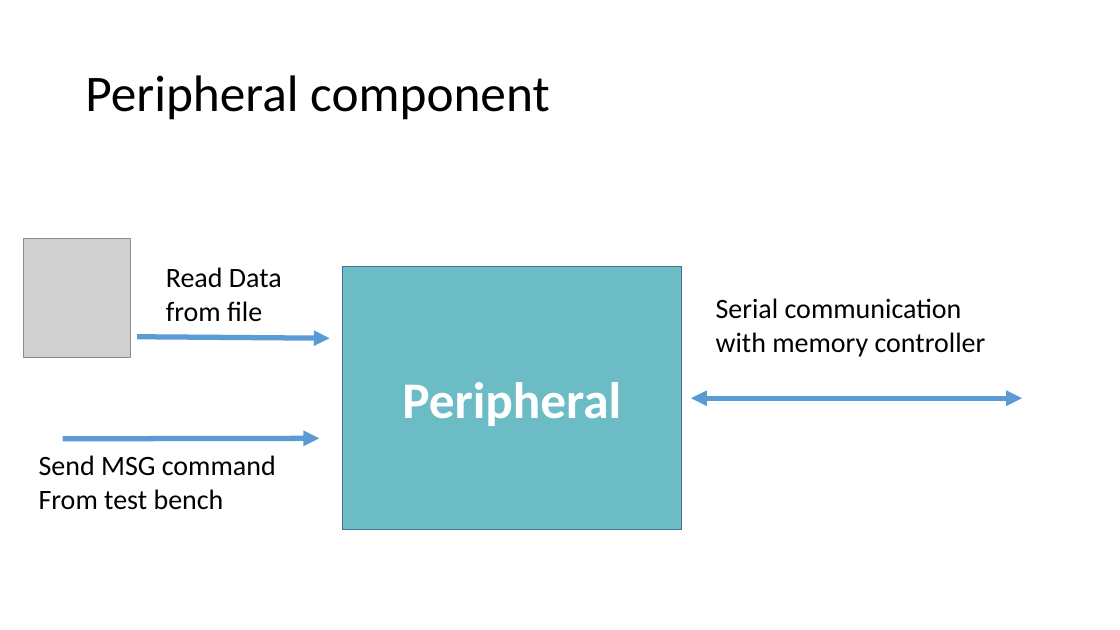
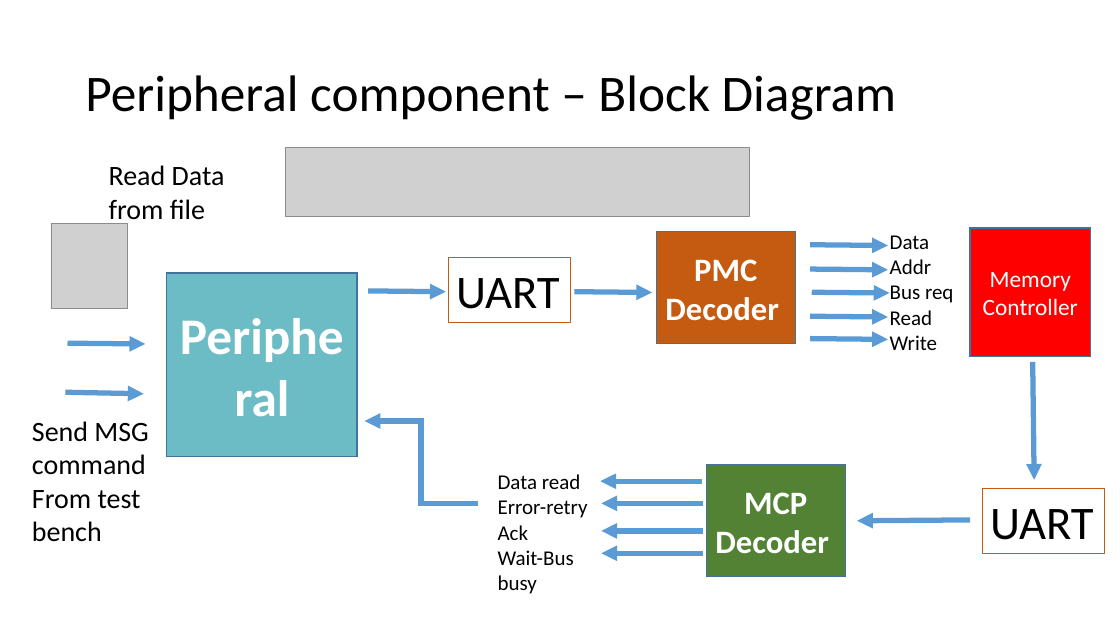
Before and after one commit to md710644/finalarquicompu, a slide deck: slide 3 of Diseno_final_arq.pptx. Drawn at 1120x630 pixels with LibreOffice and Linux fonts; fonts in the diff are those of the drawing; grey boxes stand for pictures. Boxes give left, top, right and bottom in pixels: in the first picture for what was removed or moved away, otherwise in the second. Text is boxed around its words. In the diff, an @@ line names an element or a change of style, - is before the commit and + after.

```diff
--- a/Diseno_final_arq.pptx
+++ b/Diseno_final_arq.pptx
@@ title at bbox=[85, 75, 896, 120]: text changed @@
-Peripheral component
+Peripheral component – Block Diagram
@@ picture added at bbox=[286, 148, 749, 217] @@
@@ text "Read Data from file" rewrapped from bbox=[166, 267, 282, 322] to bbox=[109, 165, 225, 226] @@
@@ picture: place and size @@
-picture at bbox=[24, 239, 130, 357]
+picture at bbox=[51, 223, 128, 309]
@@ rectangle added at bbox=[656, 232, 796, 344], fill #C55A11, outline #43739E 1 pt, 28 pt, text #FFFFFF, bold @@
+PMC
+Decoder
@@ group added at bbox=[810, 235, 953, 350]: 3 arrows, 1 text @@
+Data
+Addr
+Bus req
+Read
+Write
@@ rectangle added at bbox=[970, 228, 1091, 356], fill #FF0000, outline #43739E 1 pt, 20 pt, text #FFFFFF @@
+Memory Controller
@@ rectangle added at bbox=[448, 258, 570, 323], outline #C55A11 0.5 pt, 40 pt, text #000000 @@
+UART
@@ arrow added from (810, 245) to (888, 245), #5B9BD5 4.5 pt @@
@@ rectangle "Peripheral": place and size @@
-rectangle "Peripheral" at bbox=[343, 267, 682, 530]
+rectangle "Peripheral" at bbox=[167, 273, 357, 457]
@@ arrow added from (368, 291) to (446, 292), #5B9BD5 4.5 pt @@
@@ arrow added from (575, 292) to (652, 292), #5B9BD5 4.5 pt @@
@@ text removed at bbox=[716, 298, 986, 357] @@
-Serial communication with memory controller
@@ arrow moved from (137, 337) - (329, 339) to (67, 344) - (145, 344) @@
@@ double arrow moved from (691, 398) - (1023, 398) to (810, 339) - (888, 339) @@
@@ double arrow (810, 339) - (888, 339): double arrow to arrow @@
@@ arrow added from (1033, 362) to (1034, 480), #5B9BD5 4.5 pt @@
@@ text "Send MSG command" rewrapped from bbox=[39, 455, 276, 510] to bbox=[32, 421, 148, 542] @@
@@ arrow moved from (63, 439) - (319, 439) to (66, 392) - (144, 394) @@
@@ elbow arrow added from (477, 503) to (365, 421), #5B9BD5 4.5 pt @@
@@ text added at bbox=[498, 474, 588, 594], 18 pt, text #000000 @@
+Data read
+Error-retry
+Ack
+Wait-Bus busy
@@ rectangle added at bbox=[707, 465, 846, 577], fill #548235, outline #43739E 1 pt, 28 pt, text #FFFFFF, bold @@
+MCP
+Decoder
@@ arrow added from (702, 481) to (601, 481), #5B9BD5 4.5 pt @@
@@ arrow added from (703, 503) to (602, 503), #5B9BD5 4.5 pt @@
@@ rectangle added at bbox=[982, 488, 1104, 553], outline #C55A11 0.5 pt, 40 pt, text #000000 @@
+UART
@@ arrow added from (703, 531) to (602, 531), #5B9BD5 4.5 pt @@
@@ arrow added from (970, 520) to (857, 521), #5B9BD5 4.5 pt @@
@@ arrow added from (703, 554) to (602, 554), #5B9BD5 4.5 pt @@
```
Also in this commit, not shown: 1 other slide changed, 3 slides added.
